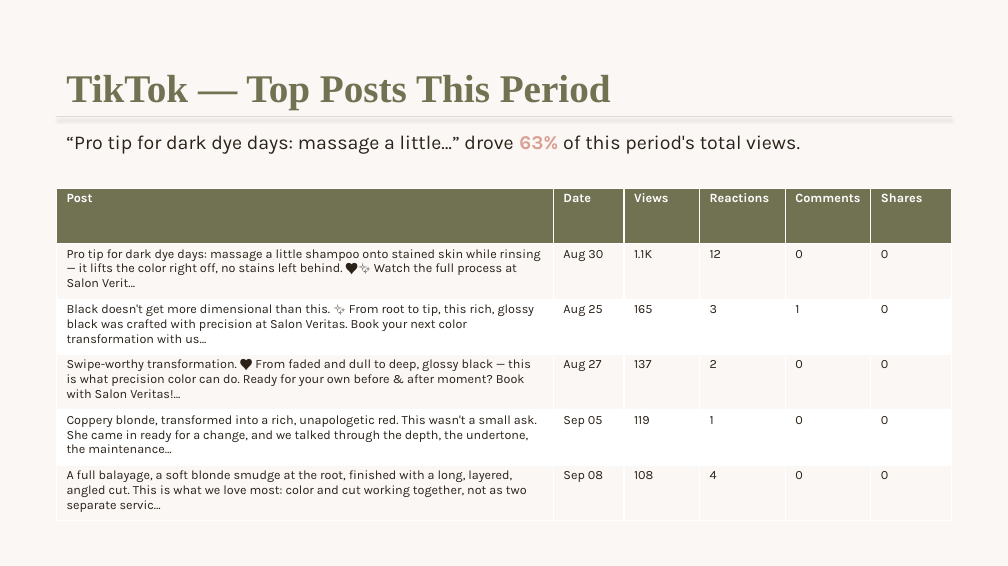
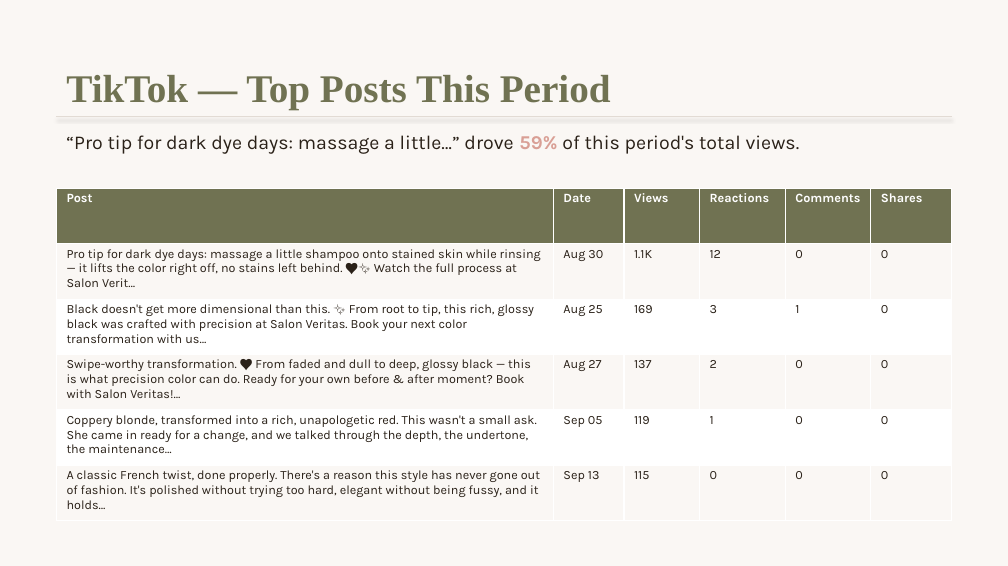
Before and after one commit to lakehousesocial-tech/salonveritas-monthly-report, a slide deck: slide 7 of Salon Veritas Monthly Report — September 2026.pptx. Drawn at 1008x566 pixels with LibreOffice and Linux fonts; fonts in the diff are those of the drawing. Boxes give left, top, right and bottom in pixels: in the first picture for what was removed or moved away, otherwise in the second. Text is boxed around its words. In the diff, an @@ line names an element or a change of style, - is before the commit and + after.

```diff
--- a/Salon Veritas Monthly Report — September 2026.pptx
+++ b/Salon Veritas Monthly Report — September 2026.pptx
@@ text at bbox=[66, 135, 800, 154]: text changed @@
-“Pro tip for dark dye days: massage a little…” drove 63% of this period's total views.
+“Pro tip for dark dye days: massage a little…” drove 59% of this period's total views.
@@ table at bbox=[56, 188, 952, 521] @@
-row 3, column 3: 165
+row 3, column 3: 169
-row 6: A full balayage, a soft blonde smudge at the root, finished with a long, layered, angled cut. This is what we love most: color and cut working together, not as two separate servic… | Sep 08 | 108 | 4 | 0 | 0
+row 6: A classic French twist, done properly. There's a reason this style has never gone out of fashion. It's polished without trying too hard, elegant without being fussy, and it holds… | Sep 13 | 115 | 0 | 0 | 0
```
Also in this commit, not shown: 6 other slides changed, 2 other files.
